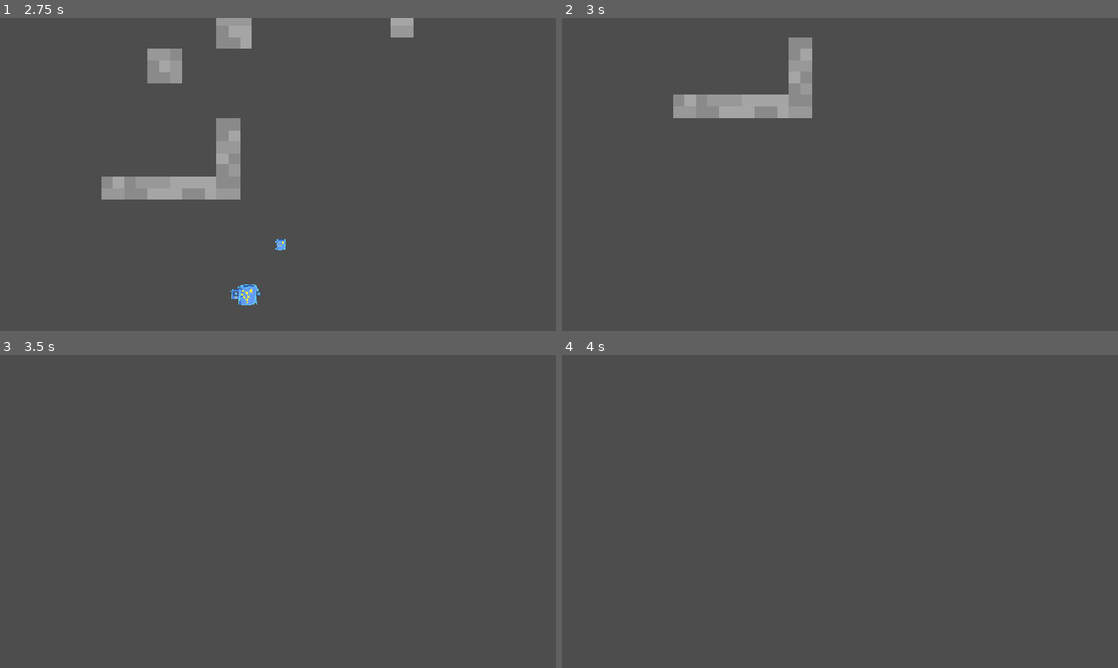
Above: before the commit, frames 1-4 (two rows, left to right).
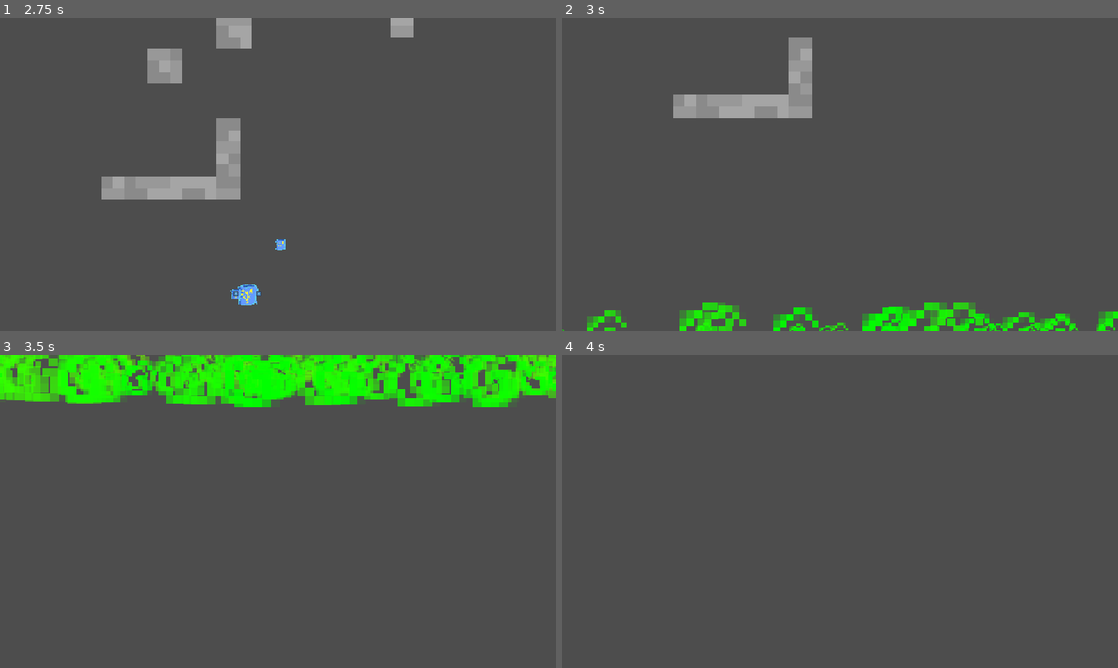
Above: after the commit, the same moments.

Repository: Crypticbuckle/Metalic-Crow-studios-G1
Game: Godot game, scene res://node_2d.tscn
Same seed, same stepped clock (60 frames per second), same inputs: the game is played once before the commit and once after it. The engine's default icon, where the game draws it, is replaced by a stand-in: a white triangle on a blue panel in a dark square.
Inputs (mouse positions are in pixels of both pictures, inside the frame that each line leads up to):
- Up to frame 1 (2.75 s): move the mouse to (400, 158) at 0.52 s; hold D (Right) 0.53-2.03 s; tap Space (Space) at 0.6, 1.55, 2.3 s; move the mouse to (166, 190) at 1.27 s; click (166, 190) at 1.35 s; move the mouse to (333, 105) at 2.02 s; hold A (Left) from 2.03 s (still down); hold Right mouse button (RMB) from 2.03 s (still down)
- Up to frame 2 (3 s): move the mouse to (812, 237) at 2.77 s; release A (Left) at 2.78 s; release Right mouse button (RMB) at 2.78 s; hold D (Right) from 2.78 s (still down); tap Space (Space) at 2.85 s
- Up to frame 3 (3.5 s): keep holding D (Right)
- Up to frame 4 (4 s): keep holding D (Right); move the mouse to (1006, 558) at 3.52 s; tap Space (Space) at 3.6 s

Frame 1 is identical in both runs. In frame 2, 3.4% of the frame differs, in the area x 0-100%, y 90-100%; in frame 3, 14%, in the area x 0-100%, y 0-17%; in frame 4, nothing differs.

Commit message:
fog update

Diff:
--- /dev/null
+++ b/SHOVEL JAM GAME copy/shovel-jam-game/Global.gd
@@ -0,0 +1,3 @@
+extends Node
+
+var player : CharacterBody2D
--- /dev/null
+++ b/SHOVEL JAM GAME copy/shovel-jam-game/KillLayer/kill_fog.gd
@@ -0,0 +1,11 @@
+extends Node2D
+class_name Kill_fog
+
+func _physics_process(delta: float) -> void:
+	if Input.is_action_just_pressed("Space"):
+		$GPUParticles2D.emitting=true
+	position.y -= 20 * delta
+#checks if player has crossed damage zone
+func player_entered_fog(body) -> void:
+	if body == Global.player:
+		print('player has entered Take damage')
--- /dev/null
+++ b/SHOVEL JAM GAME copy/shovel-jam-game/KillLayer/kill_fog.tscn
@@ -0,0 +1,49 @@
+[gd_scene load_steps=9 format=3 uid="uid://yrl878rywbv"]
+
+[ext_resource type="Texture2D" uid="uid://dpkg3um2j2p66" path="res://fog_particle.png" id="1_b3ph1"]
+[ext_resource type="Script" uid="uid://dc1su7t7w4ujc" path="res://KillLayer/kill_fog.gd" id="1_xdbdg"]
+
+[sub_resource type="Gradient" id="Gradient_b3ph1"]
+colors = PackedColorArray(0, 1, 0, 1, 1, 1, 0, 0)
+
+[sub_resource type="GradientTexture1D" id="GradientTexture1D_xdbdg"]
+gradient = SubResource("Gradient_b3ph1")
+
+[sub_resource type="Curve" id="Curve_xhm4r"]
+_data = [Vector2(0, 1), 0.0, 0.0, 0, 0, Vector2(1, 0.0399812), 0.0, 0.0, 0, 0]
+point_count = 2
+
+[sub_resource type="CurveTexture" id="CurveTexture_ls7sm"]
+curve = SubResource("Curve_xhm4r")
+
+[sub_resource type="ParticleProcessMaterial" id="ParticleProcessMaterial_o514m"]
+particle_flag_disable_z = true
+emission_shape = 3
+emission_box_extents = Vector3(1000, 1, 1)
+gravity = Vector3(0, -200, 0)
+scale_min = 0.0
+scale_max = 13.46
+scale_curve = SubResource("CurveTexture_ls7sm")
+color_ramp = SubResource("GradientTexture1D_xdbdg")
+
+[sub_resource type="WorldBoundaryShape2D" id="WorldBoundaryShape2D_b3ph1"]
+normal = Vector2(-0.00746248, -0.999972)
+distance = -63.0
+
+[node name="KillFog" type="Node2D"]
+script = ExtResource("1_xdbdg")
+
+[node name="GPUParticles2D" type="GPUParticles2D" parent="."]
+position = Vector2(591, 645)
+amount = 500
+texture = ExtResource("1_b3ph1")
+lifetime = 1.5
+process_material = SubResource("ParticleProcessMaterial_o514m")
+
+[node name="Area2D" type="Area2D" parent="."]
+
+[node name="CollisionShape2D" type="CollisionShape2D" parent="Area2D"]
+position = Vector2(581, 519)
+shape = SubResource("WorldBoundaryShape2D_b3ph1")
+
+[connection signal="body_entered" from="Area2D" to="." method="player_entered_fog"]
--- a/SHOVEL JAM GAME copy/shovel-jam-game/PlayerStuff/player_climber.gd
+++ b/SHOVEL JAM GAME copy/shovel-jam-game/PlayerStuff/player_climber.gd
@@ -11,7 +11,7 @@
 
 
 func _ready() -> void:
-	pass
+	Global.player = $"."
 
 
 func _physics_process(delta: float) -> void:
--- a/SHOVEL JAM GAME copy/shovel-jam-game/node_2d.tscn
+++ b/SHOVEL JAM GAME copy/shovel-jam-game/node_2d.tscn
@@ -1,7 +1,8 @@
-[gd_scene load_steps=5 format=4 uid="uid://gxx41fnr170f"]
+[gd_scene load_steps=6 format=4 uid="uid://gxx41fnr170f"]
 
 [ext_resource type="Texture2D" uid="uid://fxj1oghlvb4q" path="res://TM.png" id="1_wtcfe"]
 [ext_resource type="PackedScene" uid="uid://b38g6y148iaks" path="res://PlayerStuff/player_climber.tscn" id="2_0e48y"]
+[ext_resource type="PackedScene" uid="uid://yrl878rywbv" path="res://KillLayer/kill_fog.tscn" id="3_epypp"]
 
 [sub_resource type="TileSetAtlasSource" id="TileSetAtlasSource_0e48y"]
 texture = ExtResource("1_wtcfe")
@@ -50,3 +51,6 @@
 
 [node name="PlayerClimber" parent="." instance=ExtResource("2_0e48y")]
 position = Vector2(0, -64)
+
+[node name="KillFog" parent="." instance=ExtResource("3_epypp")]
+position = Vector2(-642, -256)
--- a/SHOVEL JAM GAME copy/shovel-jam-game/project.godot
+++ b/SHOVEL JAM GAME copy/shovel-jam-game/project.godot
@@ -14,6 +14,10 @@
 run/main_scene="uid://gxx41fnr170f"
 config/features=PackedStringArray("4.4", "Forward Plus")
 config/icon="res://icon.svg"
+
+[autoload]
+
+Global="*res://Global.gd"
 
 [display]
 
Not shown, added: SHOVEL JAM GAME copy/shovel-jam-game/Global.gd.uid
Not shown, added: SHOVEL JAM GAME copy/shovel-jam-game/KillLayer/kill_fog.gd.uid
Not shown, added: SHOVEL JAM GAME copy/shovel-jam-game/chase_state.gd.uid
Binary file added: SHOVEL JAM GAME copy/shovel-jam-game/fog_particle.png
Not shown, added: SHOVEL JAM GAME copy/shovel-jam-game/fog_particle.png.import
